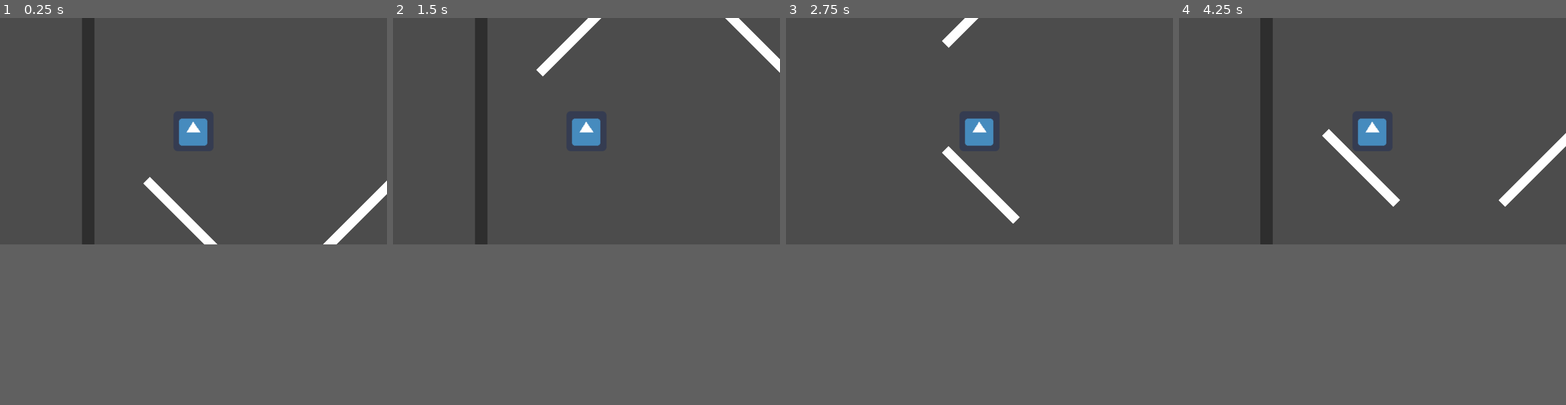
Above: before the commit, frames 1-4 (left to right).
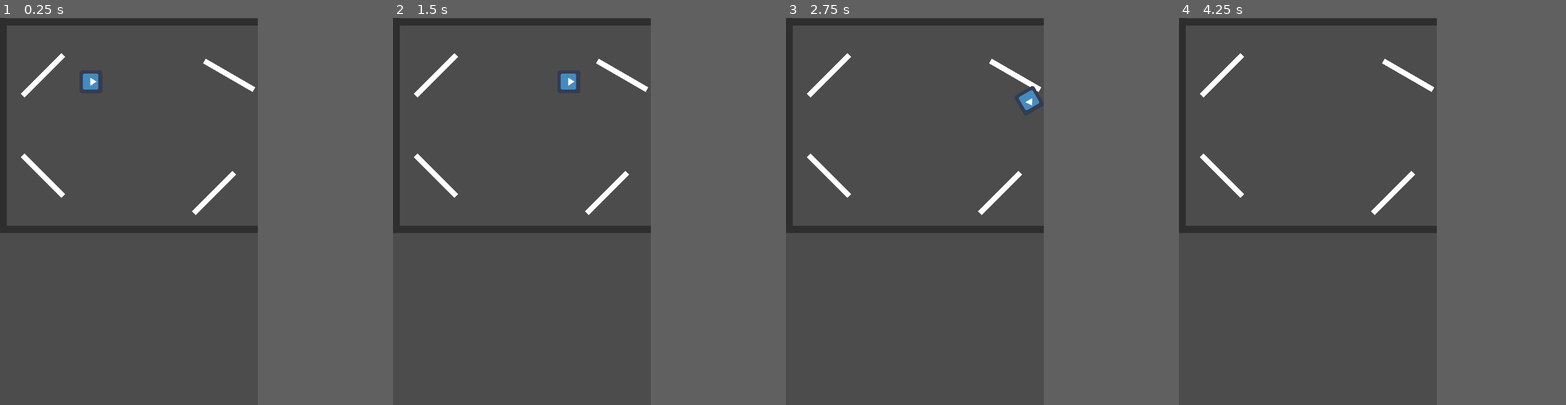
Above: after the commit, the same moments.

Repository: sangmin0212/A_Wind_Up_Toy_Roadrun
Game: Godot game, scene res://Sangmin_Test.tscn
Two runs of this game, one before a commit and one after it. Both use one fixed random seed, a clock stepped at 60 frames per second and the inputs below. The engine's default icon, where the game draws it, is replaced by a stand-in: a white triangle on a blue panel in a dark square.
Inputs (mouse positions are in pixels of both pictures, inside the frame that each line leads up to):
- Up to frame 1 (0.25 s): no input
- Up to frame 2 (1.5 s): move the mouse to (671, 118) at 0.52 s; move the mouse to (509, 141) at 1.27 s
- Up to frame 3 (2.75 s): move the mouse to (1018, 79) at 2.02 s
- Up to frame 4 (4.25 s): move the mouse to (1353, 176) at 2.77 s; move the mouse to (1488, 165) at 3.52 s
In our replay, the window is 800x468 before the commit and 533x800 after it. These sizes can differ from the game's own. Grey fills any space a smaller window leaves; there, only what the larger window draws over its background counts as a difference.

The runs differ from the first frame. In frame 1, 7.3% of the frame differs, in the area x 0-100%, y 0-59%; in frame 2, 7.3%; in frame 3, 5.6%; in frame 4, 7.5%.

Commit message:
add player rotation
- when player collide with wall, player will rotate based on reflection angle

Diff:
--- a/Player/Player.gd
+++ b/Player/Player.gd
@@ -2,60 +2,42 @@
 
 class_name player
 
+# move
 var velocity = Vector2(1,0)
 var speed = 200
+# rotate
+var reflect_angle = 0
 var isturn = false
 var i = 0
-#var rotation_speed = PI/64
-#var rotation_direction = 1
-#var turnLeft = false
-#var turnRight = false
-#var turnNum = 0
-
+# life
 var life = 3
 
 func _physics_process(delta):
 	# player move itself
-
 	velocity = velocity.normalized() * speed
 	var collision = move_and_collide(velocity*delta)
 
-	#look_at(get_global_mouse_position())
-	if isturn and i < 18:
-		rotation_degrees += 5
-		i+= 1
+	# turn the player based on reflect_angle
+	if i < 10 and isturn:
+		print(reflect_angle)
+		rotate(reflect_angle)
+		i += 1
+		if i == 10:
+			i = 0
+			isturn = false
 
 	# if wind-up toy collide with wall, change move direction
 	if collision:
 		var reflect = collision.remainder.bounce(collision.normal)
+		# calculate reflect_angle(using 2 vector). using rotate in _physics_process for rotate smootly
+		reflect_angle = velocity.angle_to(reflect)
+		reflect_angle = reflect_angle/10
+		isturn = true
+		# move base on bounce vector
 		velocity = velocity.bounce(collision.normal)
-		print(reflect)
-
-		# reflect 백터값 파악해서 tureleft, turnright할지 결정하기
-		# rotation_direction = left : -1, right : 1
-		# rotation_speed(PI)를 점점 더해야 겠다.
 		move_and_collide(reflect)
-		isturn = true
-		i = 0
 
 	# speed will be decreased if you want to charge it, eat battery
+	# 5초 정도는 full charging으로 갈 수 있게
 	if speed > 0:
 		speed -= 0.2
-
-##func determineTurn(direction):
-#	if direction.x >= -0.25 and direction.x <= 0.25 and direction.y >= -0.25 and direction.y <= 0.25:
-#		return 1
-#	if direction.x >= 0.25 and direction.x <= 0.75 and direction.y >= 0.25 and direction.y <= 0.75:
-#		return 2
-#	if direction.x >= 0.5 and direction.x <= 0.25 and direction.y >= -0.25 and direction.y <= 0.25:
-#		return 3
-#	if direction.x >= -0.25 and direction.x <= 0.25 and direction.y >= -0.25 and direction.y <= 0.25:
-#		return 4
-#	if direction.x >= -0.25 and direction.x <= 0.25 and direction.y >= -0.25 and direction.y <= 0.25:
-#		return 5
-#	if direction.x >= -0.25 and direction.x <= 0.25 and direction.y >= -0.25 and direction.y <= 0.25:
-#		return 6
-#	if direction.x >= -0.25 and direction.x <= 0.25 and direction.y >= -0.25 and direction.y <= 0.25:
-#		return 7
-#	if direction.x >= -0.25 and direction.x <= 0.25 and direction.y >= -0.25 and direction.y <= 0.25:
-#		return 8
--- a/Player/Player.tscn
+++ b/Player/Player.tscn
@@ -18,9 +18,3 @@
 
 [node name="CollisionShape2D" type="CollisionShape2D" parent="."]
 shape = SubResource( 1 )
-
-[node name="Camera2D" type="Camera2D" parent="."]
-rotation = 1.5708
-rotating = true
-current = true
-zoom = Vector2( 0.6, 0.6 )
--- a/Sangmin_Test.tscn
+++ b/Sangmin_Test.tscn
@@ -34,12 +34,12 @@
 
 [node name="Wall" parent="Walls" instance=ExtResource( 2 )]
 position = Vector2( 640, 160 )
-rotation = 0.785398
+rotation = 0.523598
 scale = Vector2( 0.8, 0.5 )
 collision_layer = 2
 
 [node name="Wall2" parent="Walls" instance=ExtResource( 2 )]
-position = Vector2( 640, 440 )
+position = Vector2( 597.574, 488.083 )
 rotation = 2.35619
 scale = Vector2( 0.8, 0.5 )
 collision_layer = 2
--- a/project.godot
+++ b/project.godot
@@ -24,6 +24,11 @@
 run/main_scene="res://Sangmin_Test.tscn"
 config/icon="res://Player/icon.png"
 
+[display]
+
+window/size/width=720
+window/size/height=1080
+
 [layer_names]
 
 2d_physics/layer_1="player"
